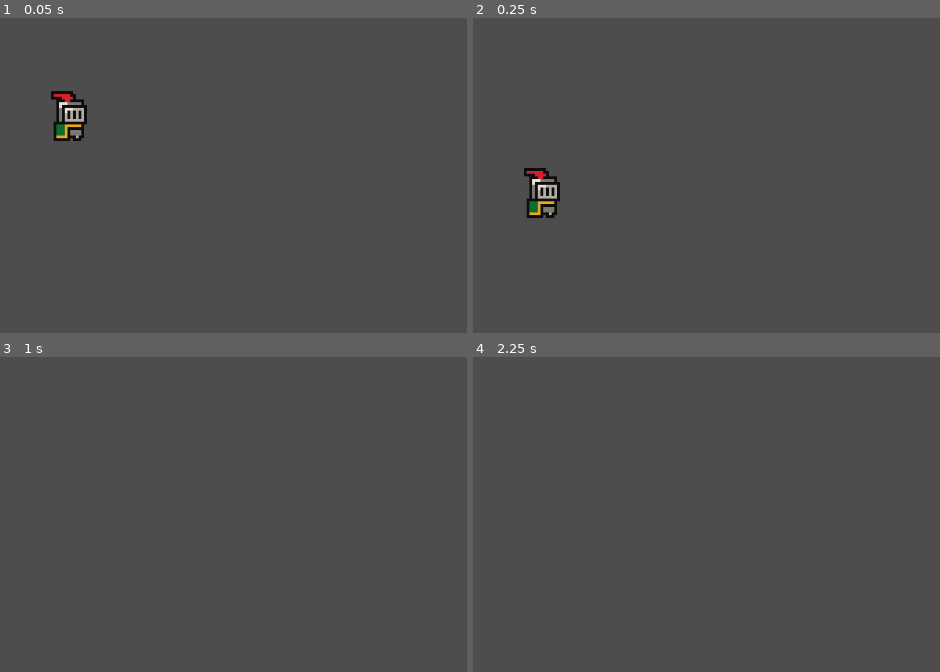
Above: before the commit, frames 1-4 (two rows, left to right).
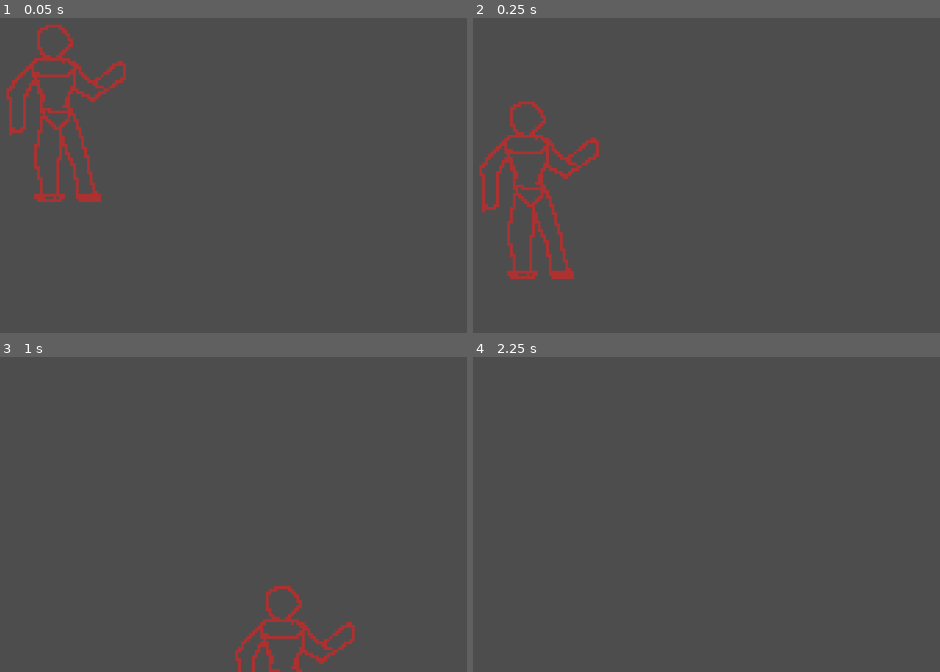
Above: after the commit, the same moments.

Repository: MikoBass/VersaBlade
Game: Godot game, scene res://scenes/game.tscn
Same seed, same stepped clock (60 frames per second), same inputs: the game is played once before the commit and once after it.
Inputs:
- Up to frame 1 (0.05 s): no input
- Up to frame 2 (0.25 s): no input
- Up to frame 3 (1 s): tap Enter (ui_accept) at 0.5 s; hold D (mov_right, bound only after the commit) from 0.53 s (still down); tap Space (mov_jump, bound only after the commit) at 0.6, 0.77 s
- Up to frame 4 (2.25 s): tap Space (mov_jump, bound only after the commit) at 1.07, 1.35, 1.52, 1.82, 2.1 s; tap Enter (ui_accept) at 2 s; release D (mov_right, bound only after the commit) at 2.03 s; hold A (mov_left, bound only after the commit) from 2.03 s (still down)

The runs differ from the first frame. In frame 1, 3.4% of the frame differs, in the area x 1-27%, y 1-59%; in frame 2, 3.4%, in the area x 1-27%, y 26-83%; in frame 3, 1.4%; in frame 4, nothing differs.

Commit message:
added basic movement to be modified when i feel like it

Diff:
--- a/project.godot
+++ b/project.godot
@@ -15,6 +15,34 @@
 config/features=PackedStringArray("4.6", "Forward Plus")
 config/icon="res://icon.svg"
 
+[input]
+
+mov_left={
+"deadzone": 0.2,
+"events": [Object(InputEventKey,"resource_local_to_scene":false,"resource_name":"","device":-1,"window_id":0,"alt_pressed":false,"shift_pressed":false,"ctrl_pressed":false,"meta_pressed":false,"pressed":false,"keycode":0,"physical_keycode":65,"key_label":0,"unicode":97,"location":0,"echo":false,"script":null)
+]
+}
+mov_right={
+"deadzone": 0.2,
+"events": [Object(InputEventKey,"resource_local_to_scene":false,"resource_name":"","device":-1,"window_id":0,"alt_pressed":false,"shift_pressed":false,"ctrl_pressed":false,"meta_pressed":false,"pressed":false,"keycode":0,"physical_keycode":68,"key_label":0,"unicode":100,"location":0,"echo":false,"script":null)
+]
+}
+mov_up={
+"deadzone": 0.2,
+"events": [Object(InputEventKey,"resource_local_to_scene":false,"resource_name":"","device":-1,"window_id":0,"alt_pressed":false,"shift_pressed":false,"ctrl_pressed":false,"meta_pressed":false,"pressed":false,"keycode":0,"physical_keycode":87,"key_label":0,"unicode":119,"location":0,"echo":false,"script":null)
+]
+}
+mov_down={
+"deadzone": 0.2,
+"events": [Object(InputEventKey,"resource_local_to_scene":false,"resource_name":"","device":-1,"window_id":0,"alt_pressed":false,"shift_pressed":false,"ctrl_pressed":false,"meta_pressed":false,"pressed":false,"keycode":0,"physical_keycode":83,"key_label":0,"unicode":115,"location":0,"echo":false,"script":null)
+]
+}
+mov_jump={
+"deadzone": 0.2,
+"events": [Object(InputEventKey,"resource_local_to_scene":false,"resource_name":"","device":-1,"window_id":0,"alt_pressed":false,"shift_pressed":false,"ctrl_pressed":false,"meta_pressed":false,"pressed":false,"keycode":0,"physical_keycode":32,"key_label":0,"unicode":32,"location":0,"echo":false,"script":null)
+]
+}
+
 [physics]
 
 3d/physics_engine="Jolt Physics"
--- a/scenes/player.tscn
+++ b/scenes/player.tscn
@@ -1,46 +1,25 @@
 [gd_scene format=3 uid="uid://drl1qk6fwlh3v"]
 
 [ext_resource type="Script" uid="uid://dhi6fdkigngcp" path="res://scripts/player.gd" id="1_g2els"]
-[ext_resource type="Texture2D" uid="uid://4ov2wnynp87o" path="res://assets/sprites/knight.png" id="1_lj8jo"]
+[ext_resource type="Texture2D" uid="uid://bb6mgrv16n2wg" path="res://assets/sprites/character experiment sprite.png" id="2_g2els"]
 
 [sub_resource type="CapsuleShape2D" id="CapsuleShape2D_nckey"]
-radius = 8.0
-height = 26.0
+radius = 23.0
+height = 66.0
 
-[sub_resource type="AtlasTexture" id="AtlasTexture_g2brh"]
-atlas = ExtResource("1_lj8jo")
-region = Rect2(0, 0, 32, 32)
+[sub_resource type="AtlasTexture" id="AtlasTexture_qhqgy"]
+atlas = ExtResource("2_g2els")
+region = Rect2(0, 0, 64, 64)
 
-[sub_resource type="AtlasTexture" id="AtlasTexture_dn4c7"]
-atlas = ExtResource("1_lj8jo")
-region = Rect2(32, 0, 32, 32)
-
-[sub_resource type="AtlasTexture" id="AtlasTexture_4vejd"]
-atlas = ExtResource("1_lj8jo")
-region = Rect2(64, 0, 32, 32)
-
-[sub_resource type="AtlasTexture" id="AtlasTexture_ws0vm"]
-atlas = ExtResource("1_lj8jo")
-region = Rect2(96, 0, 32, 32)
-
-[sub_resource type="SpriteFrames" id="SpriteFrames_lj8jo"]
+[sub_resource type="SpriteFrames" id="SpriteFrames_dqkch"]
 animations = [{
 "frames": [{
 "duration": 1.0,
-"texture": SubResource("AtlasTexture_g2brh")
-}, {
-"duration": 1.0,
-"texture": SubResource("AtlasTexture_dn4c7")
-}, {
-"duration": 1.0,
-"texture": SubResource("AtlasTexture_4vejd")
-}, {
-"duration": 1.0,
-"texture": SubResource("AtlasTexture_ws0vm")
+"texture": SubResource("AtlasTexture_qhqgy")
 }],
 "loop": true,
-"name": &"idle",
-"speed": 10.0
+"name": &"default",
+"speed": 5.0
 }]
 
 [node name="player" type="CharacterBody2D" unique_id=254468400]
@@ -51,8 +30,5 @@
 shape = SubResource("CapsuleShape2D_nckey")
 
 [node name="AnimatedSprite2D" type="AnimatedSprite2D" parent="." unique_id=474513067]
-position = Vector2(0, -12)
-sprite_frames = SubResource("SpriteFrames_lj8jo")
-animation = &"idle"
-autoplay = "idle"
-frame_progress = 0.52444506
+position = Vector2(-1, -10)
+sprite_frames = SubResource("SpriteFrames_dqkch")
--- a/scripts/player.gd
+++ b/scripts/player.gd
@@ -1,11 +1,28 @@
 extends CharacterBody2D
 
 
-const SPEED = 300.0
-const JUMP_VELOCITY = -400.0
-
+const SPEED = 300.0 #pixels per second
+const JUMP_VELOCITY = -400.0 # negative number means go up
 
 func _physics_process(delta: float) -> void:
+	if not is_on_floor():
+		velocity += get_gravity() * delta # apply gravity function to all move vectors per frame
+		move_and_slide() # applies all _physics_process program to player this goes at the end
+		# generally the easiest way can fuck with it too modify jump feel
+
+	if Input.is_action_just_pressed("mov_jump"):# and is_on_floor(): # checks if space pressed and on floor
+		velocity.y = JUMP_VELOCITY # sets y vector to the jump velocity
+		#double jump requires a jump counter to interact with this and to zero it after touching the floor
+		# havent added a floor so not just yet
+	if Input.is_action_pressed("mov_left"):
+		velocity.x = move_toward(velocity.x, -SPEED, 15)
+	if Input.is_action_pressed("mov_right"):
+		velocity.x = move_toward(velocity.x, SPEED, 15)
+	if (Input.is_action_pressed("mov_right") and Input.is_action_pressed("mov_left")) or (( not Input.is_action_pressed("mov_right") and not Input.is_action_pressed("mov_left"))):
+		velocity.x = move_toward(velocity.x, 0, 30)
+		# my movement system sure does work
+		# cant wait till that one bug appears that fucks with direction god i hope it wont
+"""func _physics_process(delta: float) -> void:
 	# Add the gravity.
 	if not is_on_floor():
 		velocity += get_gravity() * delta
@@ -21,5 +38,4 @@
 		velocity.x = direction * SPEED
 	else:
 		velocity.x = move_toward(velocity.x, 0, SPEED)
-
-	move_and_slide()
+"""
Binary file added: assets/sprites/character experiment sprite.png
Not shown, added: assets/sprites/character experiment sprite.png.import
